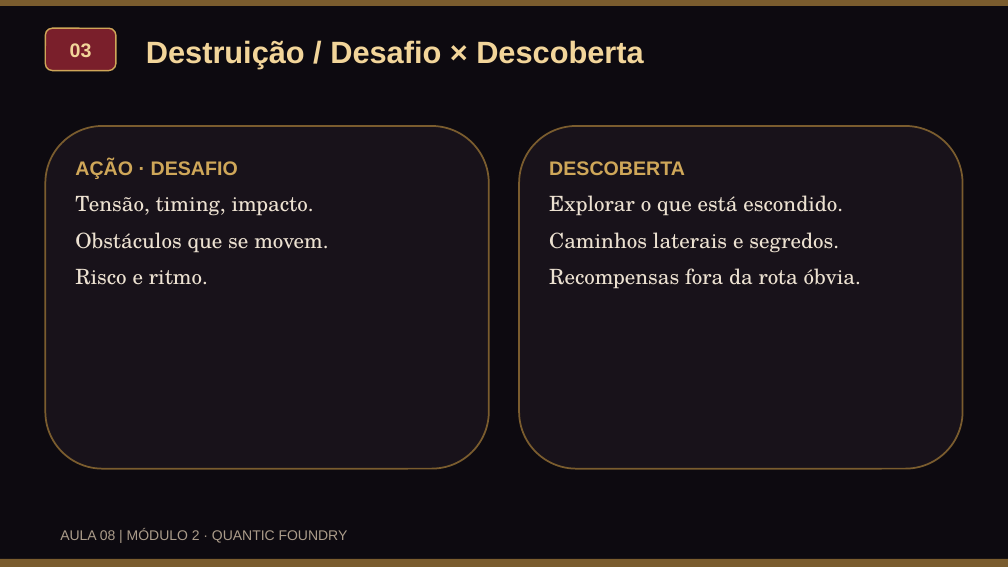
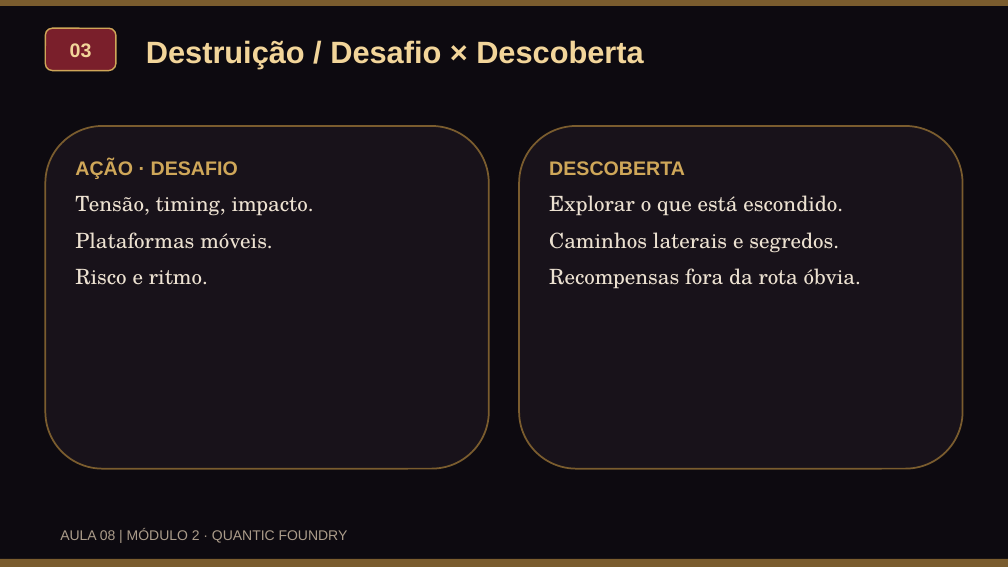
Before and after one commit to VonLuqi/fundamentos-de-jogos-digitais, a slide deck: slide 4 of assets/docs/aulas/aula08_quantic_foundry_slides.pptx. Drawn at 1008x567 pixels with LibreOffice and Linux fonts; fonts in the diff are those of the drawing. Boxes give left, top, right and bottom in pixels: in the first picture for what was removed or moved away, otherwise in the second. Text is boxed around its words. In the diff, an @@ line names an element or a change of style, - is before the commit and + after.

```diff
--- a/assets/docs/aulas/aula08_quantic_foundry_slides.pptx
+++ b/assets/docs/aulas/aula08_quantic_foundry_slides.pptx
@@ text at (x1=75, y1=232, x2=273, y2=249): text changed @@
-Obstáculos que se movem.
+Plataformas móveis.
```
Also in this commit, not shown: 1 other slide changed, 15 other files.
